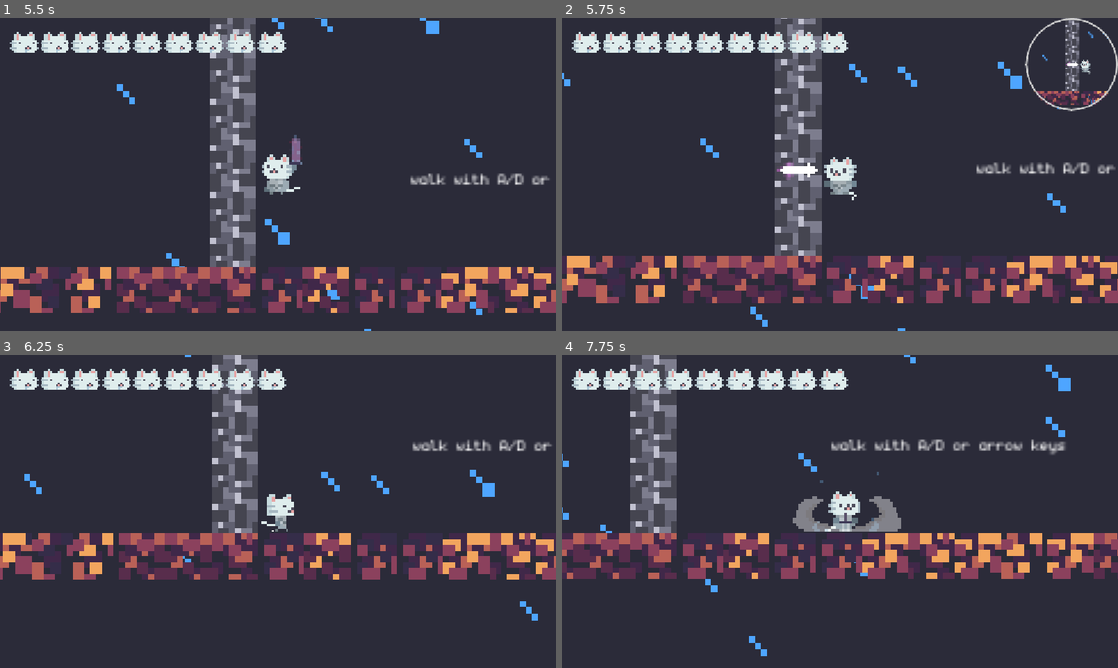
Above: before the commit, frames 1-4 (two rows, left to right).
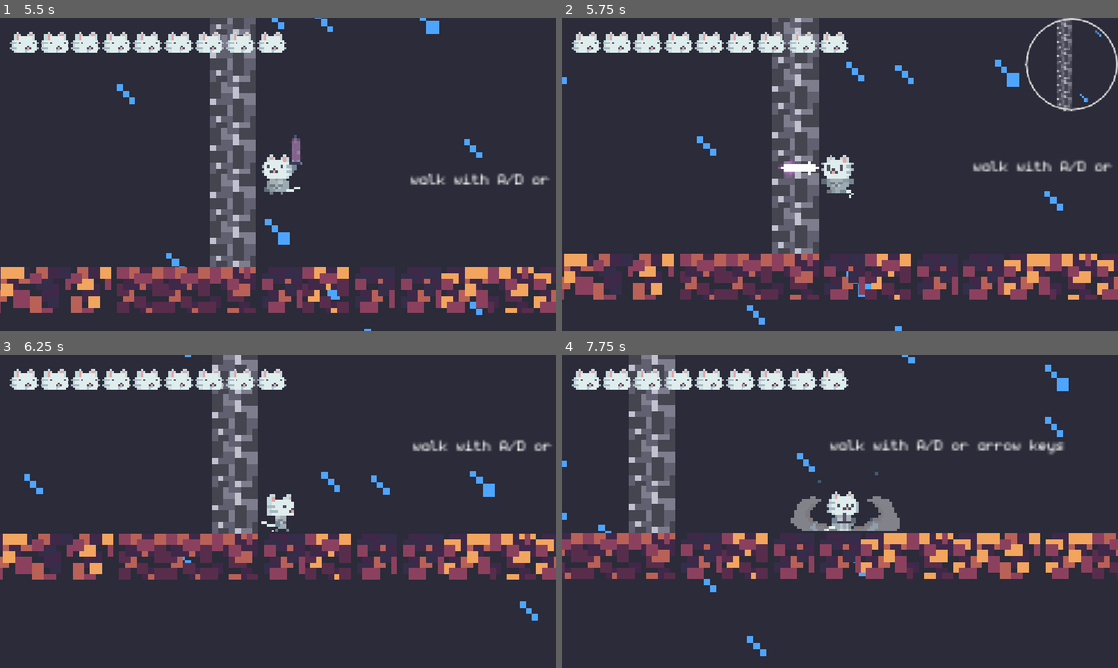
Above: after the commit, the same moments.

Repository: omnimistic/milk-overdose
Game: Godot game, scene res://scenes/main_menu.tscn
The game is run twice, just before and just after one commit, with the same random seed, the same clock (stepped at 60 frames per second) and the same inputs.
Inputs (mouse positions are in pixels of both pictures, inside the frame that each line leads up to):
- Up to frame 1 (5.5 s): click "Start" at 0.5 s; click "Start" at 1.25 s; tap Enter (ui_accept) at 2, 2.27, 3.02, 4.52, 5.27 s; move the mouse to (250, 237) at 2.02 s; hold Right (ui_right) 2.03-3.53 s; tap X (attack) at 2.1, 3.05, 3.6, 4.25, 4.55, 5 s; click (250, 237) at 2.17 s; tap F (tele_attack) at 2.3, 2.85, 3.8, 4.35, 5.3 s; move the mouse to (444, 221) at 2.77 s; move the mouse to (111, 127) at 3.52 s; hold Left (ui_left) from 3.53 s (still down); move the mouse to (305, 174) at 4.27 s; click (305, 174) at 4.42 s; move the mouse to (194, 96) at 5.02 s; tap Alt at 5.1 s
- Up to frame 2 (5.75 s): keep holding Left (ui_left)
- Up to frame 3 (6.25 s): tap X (attack) at 5.75, 6.05 s; move the mouse to (400, 495) at 5.77 s; release Left (ui_left) at 5.78 s; hold Right (ui_right) from 5.78 s (still down); tap Shift at 5.85 s; tap Enter (ui_accept) at 6.02 s
- Up to frame 4 (7.75 s): keep holding Right (ui_right); tap X (attack) at 6.5, 6.6, 7.25, 7.55 s; move the mouse to (728, 527) at 6.52 s; click (728, 527) at 6.67 s; tap F (tele_attack) at 6.8, 7.35 s; move the mouse to (895, 442) at 7.27 s; tap Enter (ui_accept) at 7.52 s

Frame 1 is identical in both runs. In frame 2, 11% of the frame differs, in the area x 0-100%, y 0-100%; in frame 3, 0.6%; in frame 4, 3.5%.

Commit message:
fixed tele sword passing walls bug
if the player is close to a wall and does tele attack then the tele sword spawns inside the collider of the wall and bypases the crash so i fixed that by adding a ray check

Diff:
--- a/scripts/player.gd
+++ b/scripts/player.gd
@@ -264,6 +264,20 @@
 			tele_sword_sprite_location.position.x = abs(sword_cam_rest_pos.x)
 			tele_sword_col.position.x = abs(sword_col_rest_pos.x)
 
+		var space_state = get_world_2d().direct_space_state
+		var query = PhysicsRayQueryParameters2D.create(global_position, tele_sword_col.global_position)
+		query.exclude = [get_rid()]
+		query.hit_from_inside = true
+
+		var result = space_state.intersect_ray(query)
+
+		if result and not result.collider.is_in_group("player"):
+			is_tele_sword_crashing = true
+			apply_camera_shake(5.0)
+			$tele_attack_sword/TeleAttackSword.modulate = Color(5.0, 5.0, 5.0, 1.0)
+			var tween = create_tween()
+			tween.tween_interval(0.2)
+			tween.tween_callback(reset_tele_sword.bind(false))
 
 func die_from_fall():
 	$HUD/ColorRect.visible = true
